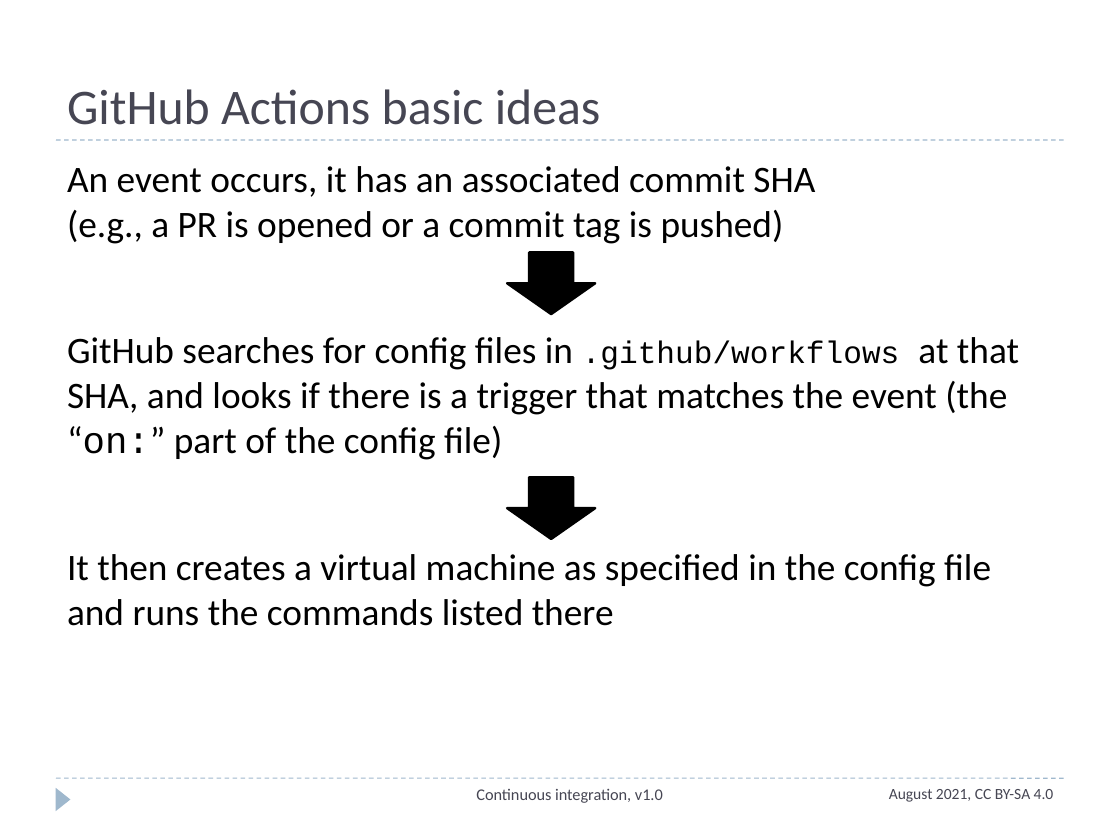
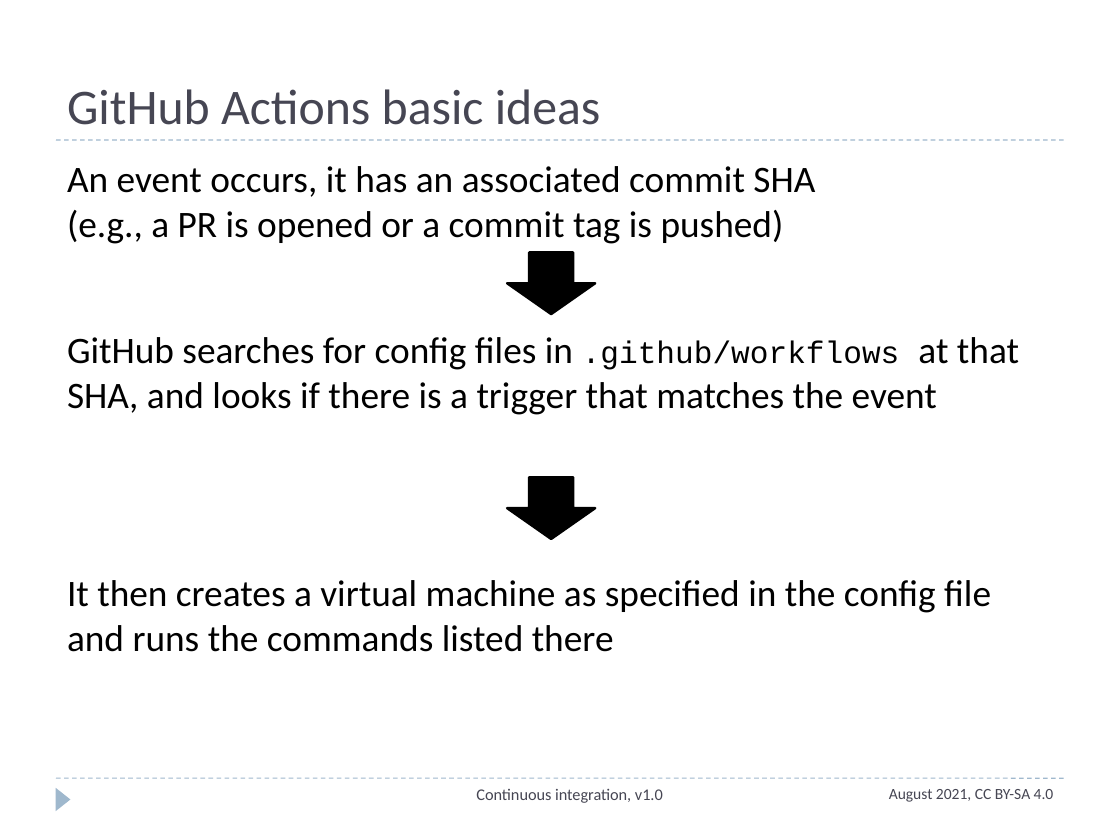
Before and after one commit to ASPP/testing_debugging_profiling, a slide deck: slide 8 of continuous_integration.pptx. Drawn at 1120x840 pixels with LibreOffice and Linux fonts; fonts in the diff are those of the drawing. Boxes give left, top, right and bottom in pixels: in the first picture for what was removed or moved away, otherwise in the second. Text is boxed around its words. In the diff, an @@ line names an element or a change of style, - is before the commit and + after.

```diff
--- a/continuous_integration.pptx
+++ b/continuous_integration.pptx
@@ text at (67,337,1019,415): text changed @@
-GitHub searches for config files in .github/workflows at that SHA, and looks if there is a trigger that matches the event (the “on:” part of the config file)
+GitHub searches for config files in .github/workflows at that SHA, and looks if there is a trigger that matches the event
```
Also in this commit, not shown: 3 other slides changed.
